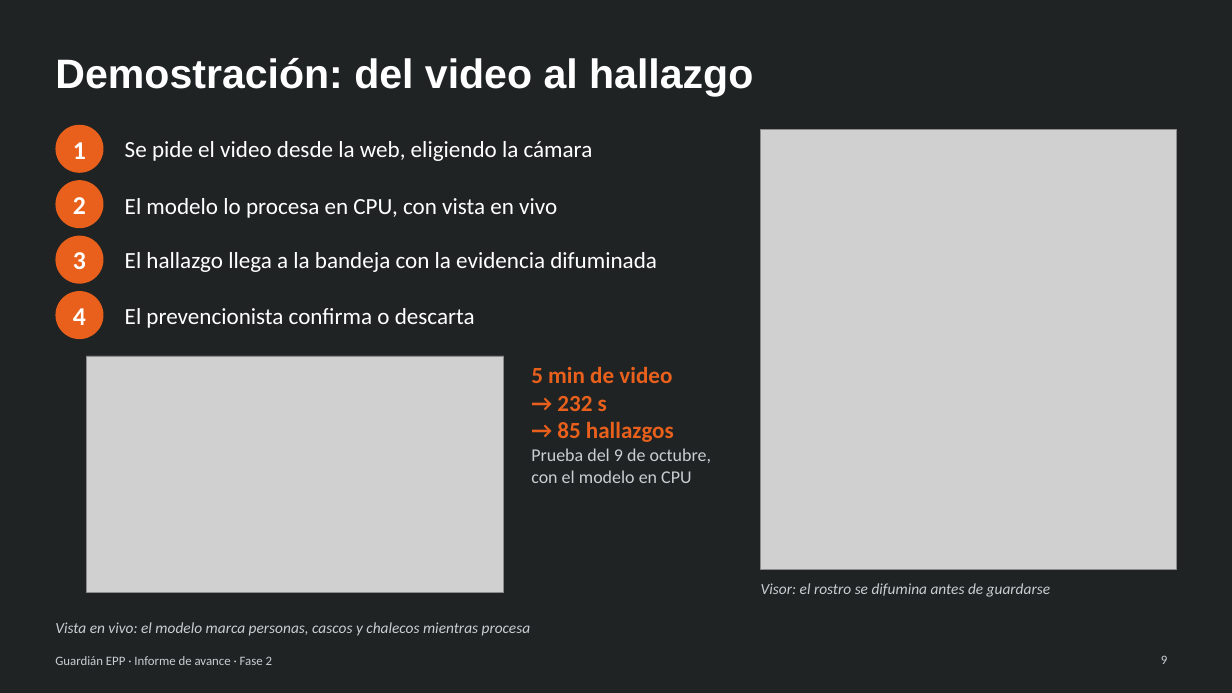
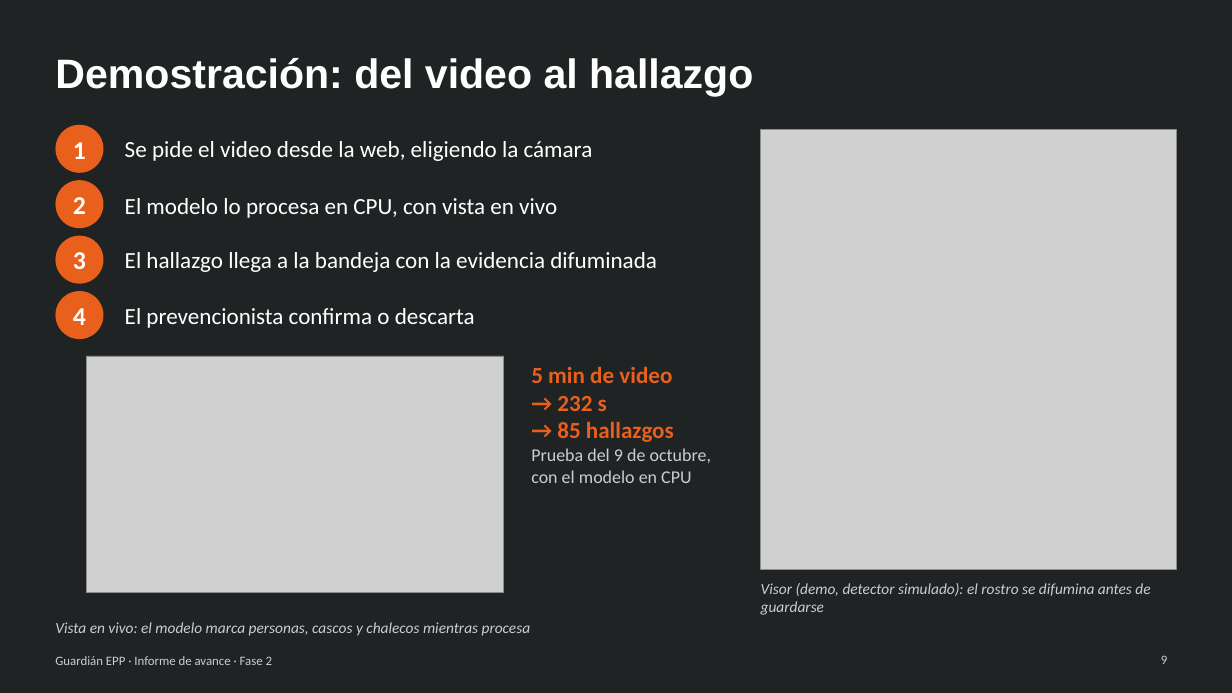
Before and after one commit to EdgarTolentino/proyecto-capstone-2026, a slide deck: slide 9 of Fase 2/Evidencias Proyecto/Presentación Proyecto.pptx. Drawn at 1232x693 pixels with LibreOffice and Linux fonts; fonts in the diff are those of the drawing; grey boxes stand for pictures. Boxes give left, top, right and bottom in pixels: in the first picture for what was removed or moved away, otherwise in the second. Text is boxed around its words. In the diff, an @@ line names an element or a change of style, - is before the commit and + after.

```diff
--- a/Fase 2/Evidencias Proyecto/Presentación Proyecto.pptx
+++ b/Fase 2/Evidencias Proyecto/Presentación Proyecto.pptx
@@ text at [761, 583, 1150, 615]: text changed @@
-Visor: el rostro se difumina antes de guardarse
+Visor (demo, detector simulado): el rostro se difumina antes de guardarse
```
Also in this commit, not shown: 3 other slides changed, 31 other files.
